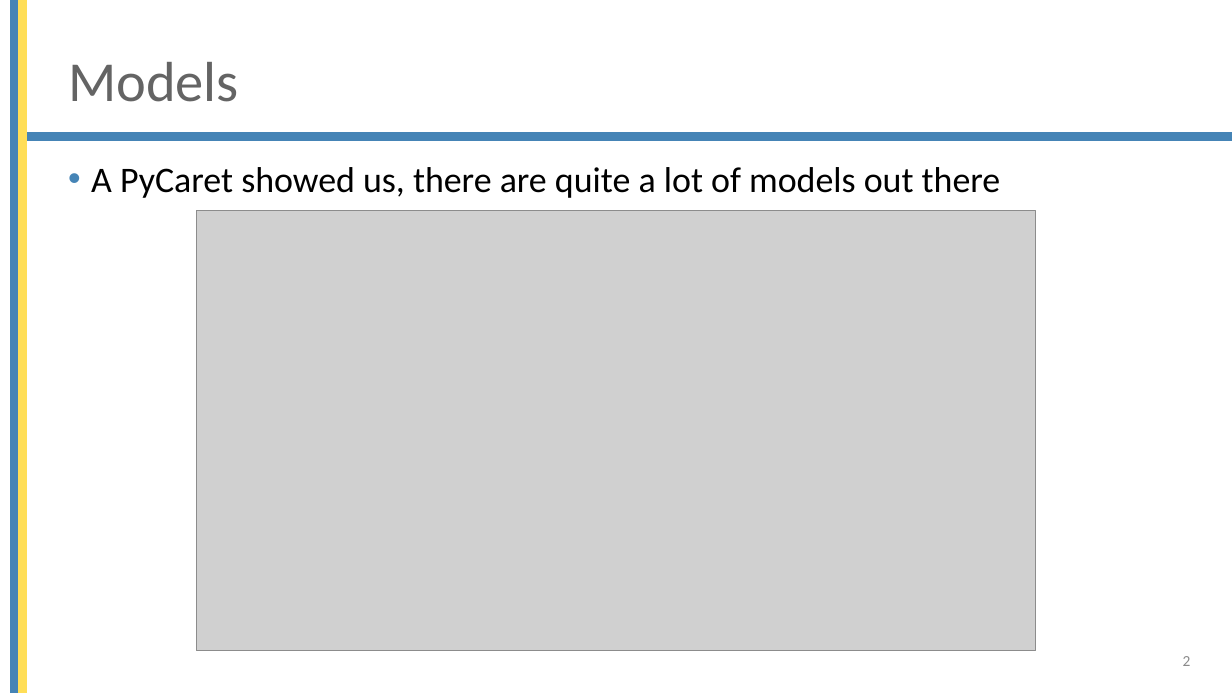
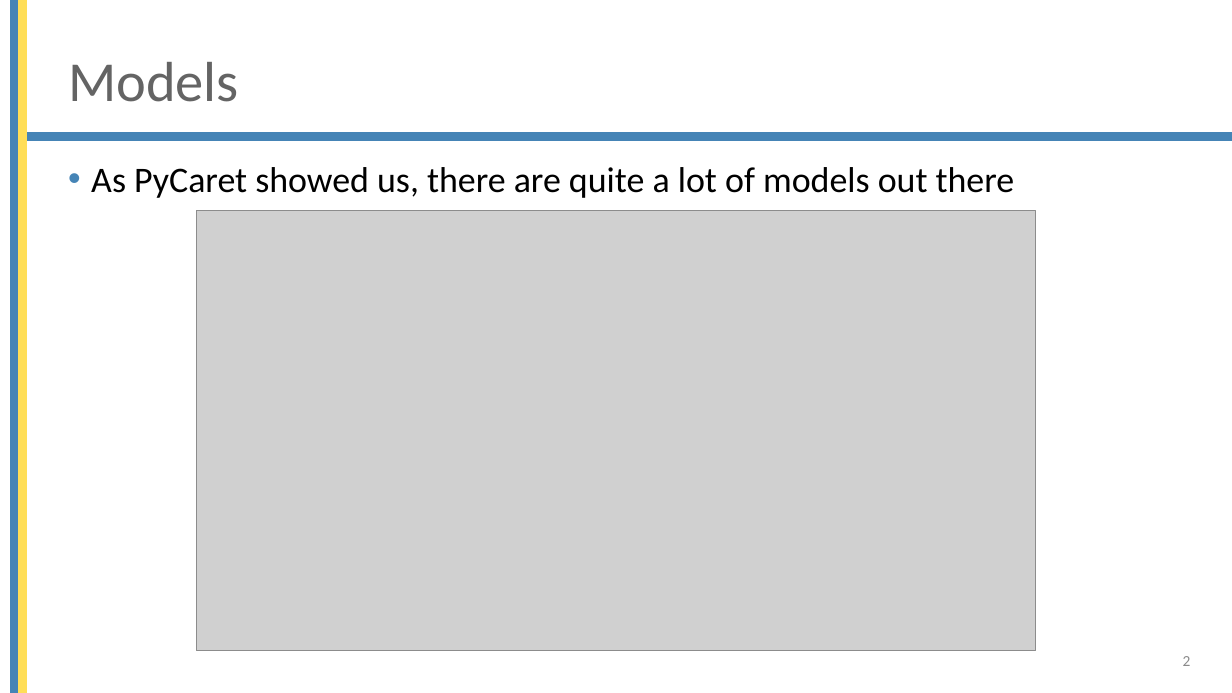
Before and after one commit to mjochen/Cello_AI, a slide deck: slide 2 of ppts/6 - Models.pptx. Drawn at 1232x693 pixels with LibreOffice and Linux fonts; fonts in the diff are those of the drawing; grey boxes stand for pictures; background and template pictures are left out. Boxes give left, top, right and bottom in pixels: in the first picture for what was removed or moved away, otherwise in the second. Text is boxed around its words. In the diff, an @@ line names an element or a change of style, - is before the commit and + after.

```diff
--- a/ppts/6 - Models.pptx
+++ b/ppts/6 - Models.pptx
@@ text at box(91, 167, 1015, 198): text changed @@
-• A PyCaret showed us, there are quite a lot of models out there
+• As PyCaret showed us, there are quite a lot of models out there
```
Also in this commit, not shown: 4 other slides changed, 5 other files.
